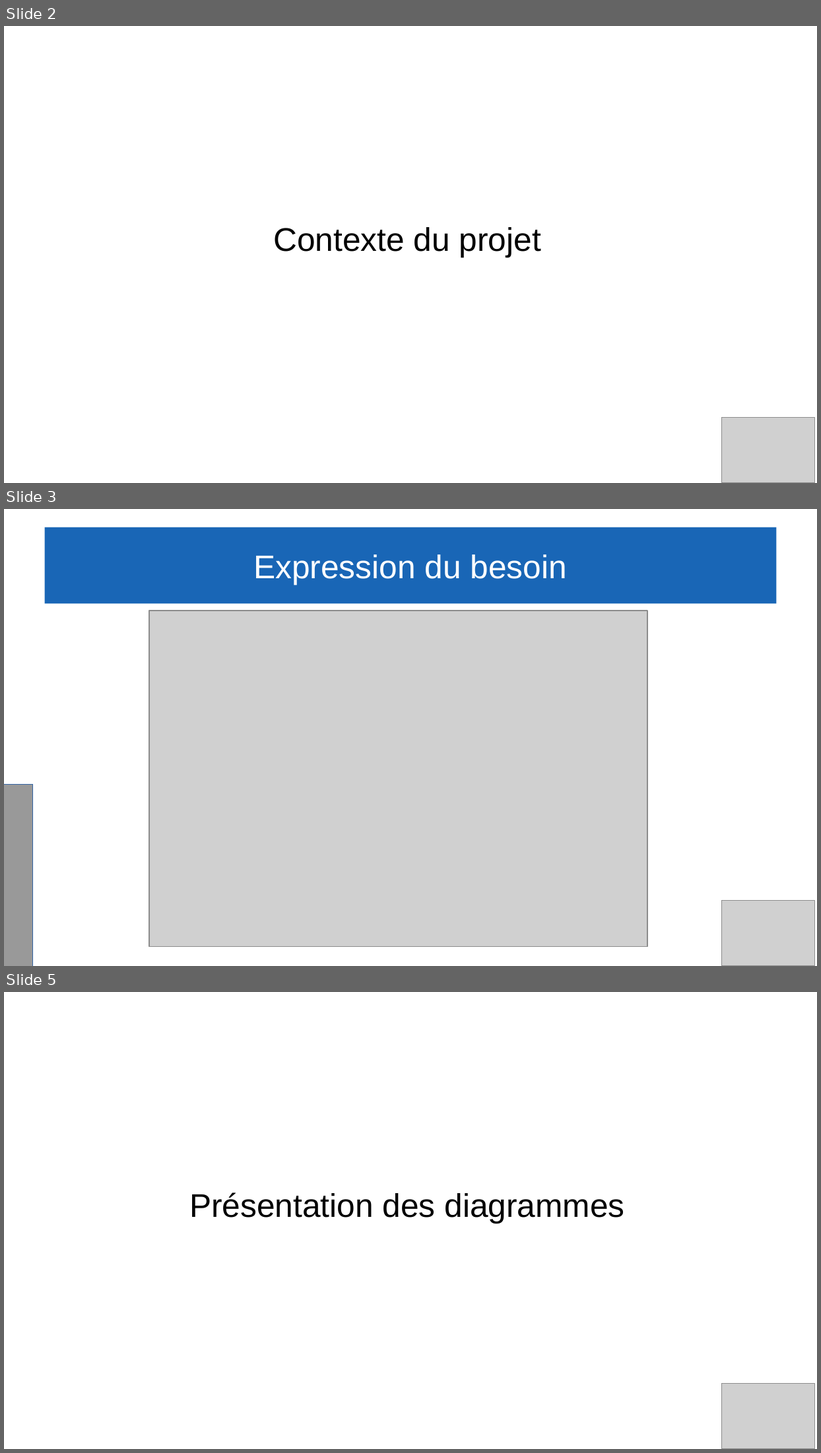
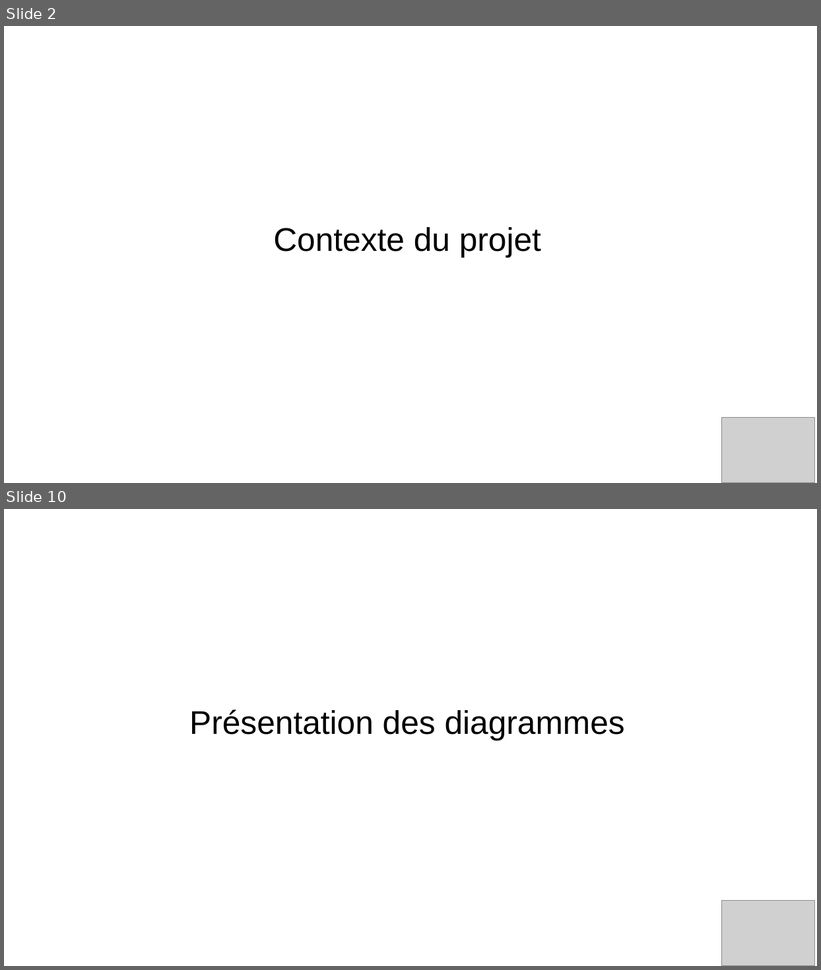
Before and after one commit to Gabin221/Tracking-BLE-documents, a slide deck: Revues/Revues2/Gabin/presentation_yahya_andrea_gabin.odp. Shown one above the other, each under a label of ours: slides 2, 3 and 5 before the commit, slides 2 and 10 after it; the slides between them are not shown. The pictures are 821x1453 and 821x970 pixels, drawn with LibreOffice and Linux fonts; fonts in the diff are those of the drawing; grey boxes stand for pictures. Boxes give left, top, right and bottom in pixels: in the first picture for what was removed or moved away, otherwise in the second. Text is boxed around its words. In the diff, an @@ line names an element or a change of style, - is before the commit and + after.

```diff
--- a/Revues/Revues2/Gabin/presentation_yahya_andrea_gabin.odp
+++ b/Revues/Revues2/Gabin/presentation_yahya_andrea_gabin.odp
@@ slide 3 removed at box(4, 509, 817, 966), background #FFFFFF @@
@@ title removed at box(44, 527, 777, 604) @@
-Expression du besoin
@@ picture removed at box(149, 611, 648, 947) @@
@@ rectangle removed at box(4, 785, 33, 966) @@
@@ picture removed at box(722, 901, 816, 966) @@
@@ what was slide 5 is now slide 10 @@
```
Also in this commit, not shown: 1 slide changed, 1 slide added, 7 other files.
